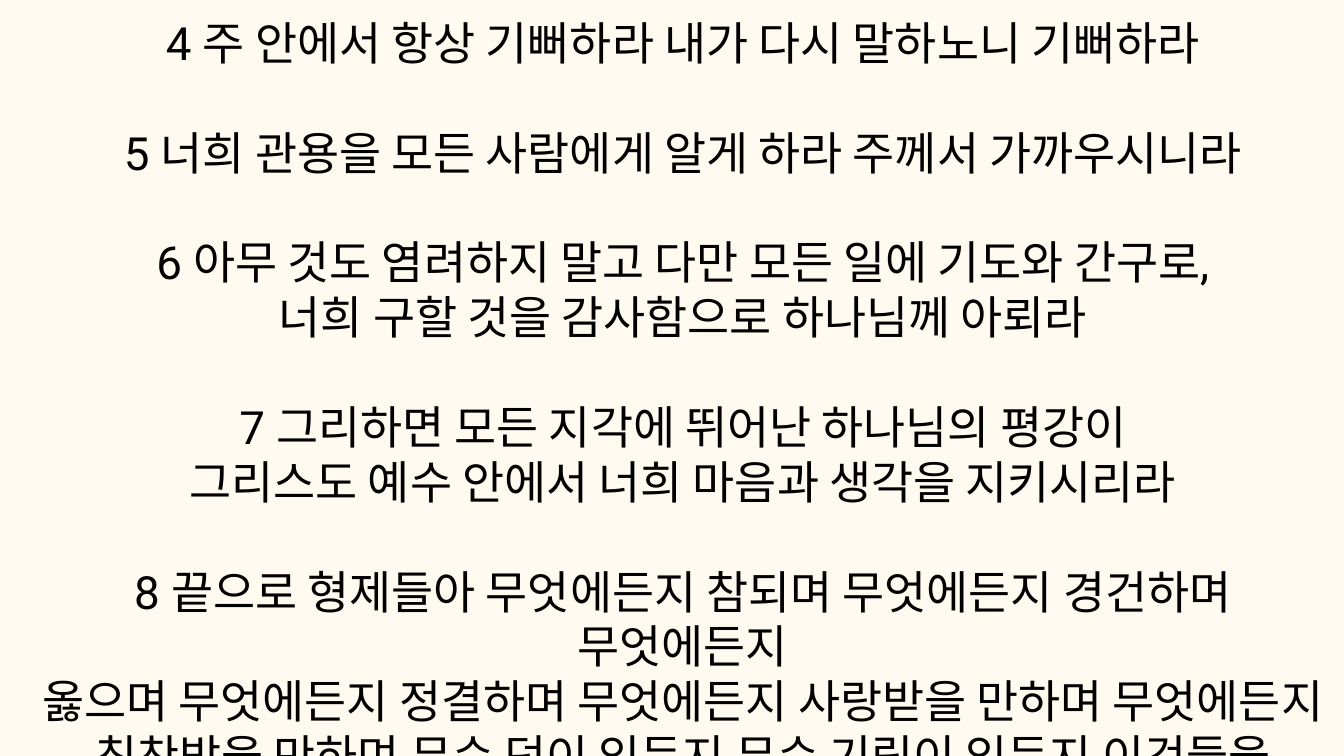
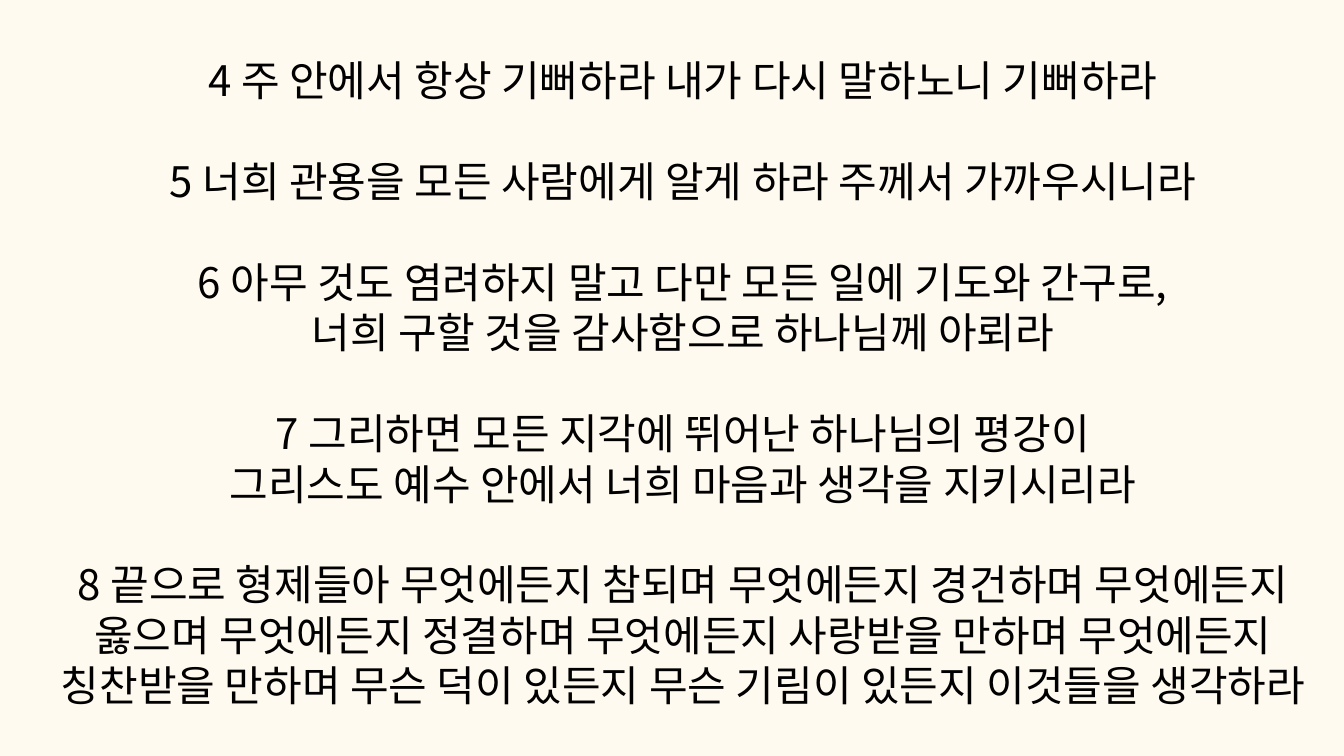
Before and after one commit to tkdgns25300/sunday_play, a slide deck: slide 10 of public/downloads/games/bible-relay/rules.pptx (slide 9 before the commit). Drawn at 1344x756 pixels with LibreOffice and Linux fonts; fonts in the diff are those of the drawing. Boxes give left, top, right and bottom in pixels: in the first picture for what was removed or moved away, otherwise in the second. Text is boxed around its words. In the diff, an @@ line names an element or a change of style, - is before the commit and + after.

```diff
--- a/public/downloads/games/bible-relay/rules.pptx
+++ b/public/downloads/games/bible-relay/rules.pptx
@@ text "4 주 안에서 항상 기뻐하라 ...": place and size @@
-text "4 주 안에서 항상 기뻐하라 ..." at (42, 22, 1323, 722)
+text "4 주 안에서 항상 기뻐하라 ..." at (61, 61, 1305, 705)
@@ text at (78, 61, 1288, 604): size 49 to 45 pt, font Roboto to Noto Sans CJK KR in "4 주 안에서 항상 기뻐하라 내가 다시 ...", "5 너희 관용을 모든 사람에게 알게 하라 ...", "6 아무 것도 염려하지 말고 다만 모든 ...", "너희 구할 것을 감사함으로 하나님께 아뢰라" and 3 more places; line spacing 58.8pt to 54pt @@
@@ text at (61, 616, 1305, 705): text changed; size 49 to 45 pt; font Roboto to Noto Sans CJK KR @@
-옳으며 무엇에든지 정결하며 무엇에든지 사랑받을 만하며 무엇에든지 칭찬받을 만하며 무슨 덕이 있든지 무슨 기림이 있든지 이것들을 생각하라
+옳으며 무엇에든지 정결하며 무엇에든지 사랑받을 만하며 무엇에든지
+칭찬받을 만하며 무슨 덕이 있든지 무슨 기림이 있든지 이것들을 생각하라
```
Also in this commit, not shown: 9 other slides changed, 1 slide added, 4 other files.
